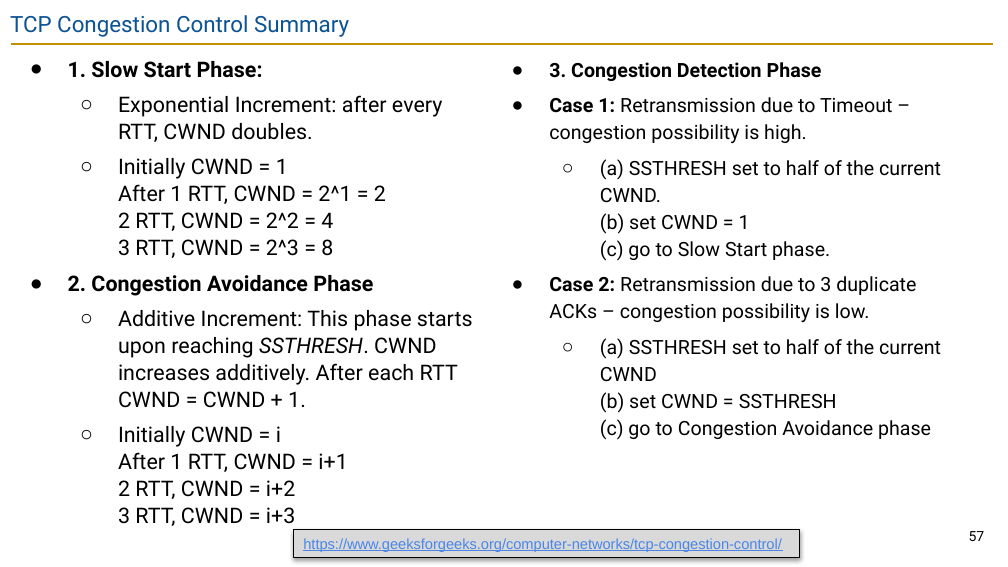
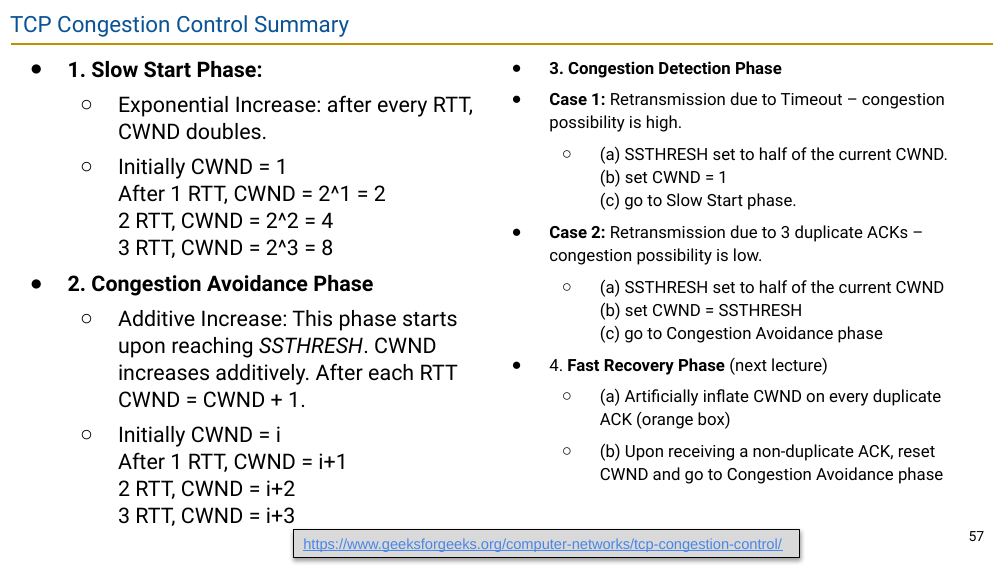
Before and after one commit to guhofstra/CSC175Sp26, a slide deck: slide 57 of PPTs/Lecture 12 - Congestion Control.pptx. Drawn at 1008x567 pixels with LibreOffice and Linux fonts; fonts in the diff are those of the drawing. Boxes give left, top, right and bottom in pixels: in the first picture for what was removed or moved away, otherwise in the second. Text is boxed around its words. In the diff, an @@ line names an element or a change of style, - is before the commit and + after.

```diff
--- a/PPTs/Lecture 12 - Congestion Control.pptx
+++ b/PPTs/Lecture 12 - Congestion Control.pptx
@@ text at (549,61,948,343): size 14 to 12 pt in "3. Congestion Detection Phase", "Case 1: Retransmission due to Timeout – ...", "(a) SSTHRESH set to half of the ...", "Case 2: Retransmission due to 3 duplicate ..." and 1 more places @@
@@ text at (118,95,473,140): text changed @@
-  ○ Exponential Increment: after every RTT, CWND doubles.
+  ○ Exponential Increase: after every RTT, CWND doubles.
@@ text at (118,310,458,408): text changed @@
-  ○ Additive Increment: This phase starts upon reaching SSTHRESH. CWND increases additively. After each RTT CWND = CWND + 1.
+  ○ Additive Increase: This phase starts upon reaching SSTHRESH. CWND increases additively. After each RTT CWND = CWND + 1.
@@ text at (549,358,943,484): paragraphs added @@
+● 4. Fast Recovery Phase (next lecture)
+  ○ (a) Artificially inflate CWND on every duplicate ACK (orange box)
+  ○ (b) Upon receiving a non-duplicate ACK, reset CWND and go to Congestion Avoidance phase
```
Also in this commit, not shown: 2 other files.
